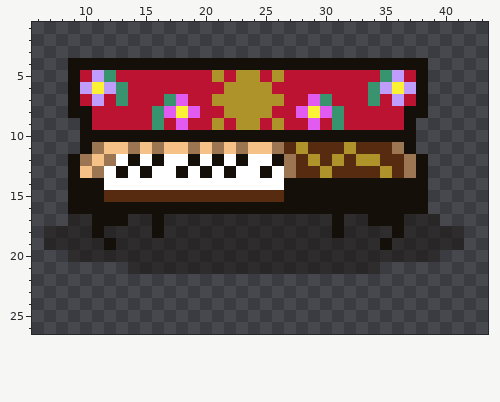
File history of a pixel-art sprite, Assets/Images/Indoor Objects/Furniture/Clavichord.png. Above: the version before the commit.
The file is 48x32 pixels. Colours within 5 levels of each other are drawn and written as one. Shown: x 6..43, y 1..26.
And afterwards:
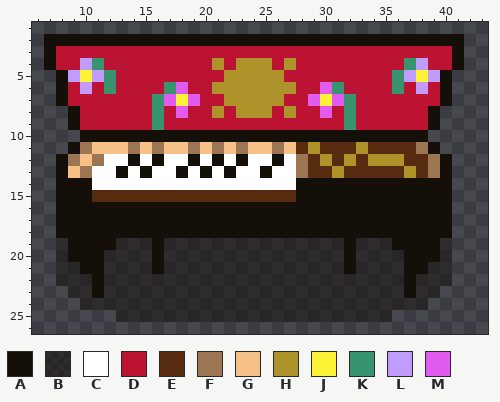
Palette (. is transparent): A #150f0a  B #16100c80  C #ffffff  D #bd1332  E #572b10  F #9c7552  G #f5c187  H #ad932a  J #fbf236  K #37946e  L #c09dfc  M #e15bf0
The commit says: Added playground objects to school, fixed clavichord size
What changed:
Changed rows in their new state; - is an unchanged pixel.
first column x 7:
 2 AAAAAAAAAAAAAAAAAAAAAAAAAAAAAAAAAAA
 3 ADDDDDDDDDDDDDDDDDDDDDDDDDDDDDDDDDA
 4 ADDLKDDDDDDDDDHDHHHDHDDDDDDDDDKLDDA
 5 -ALJ----------DH--H---------DKLJLA-
 6 -AD-DKD---KM--H----HH--MK--DDKDLDA-
 7 -AD-D-D--KMJM-D--------JMK-D-D-DDA-
 8 ---D------DMD-HD----HDD-DK----DDA--
 9 --AD-------D--D-DD-D--D-DK----DDA--
10 -------------------------------A---
11 --AFG---------------GEH--EH--EEFA--
12 -AFGFC--------------CFEHEHE-HHEEFA-
13 -AGFC---------------CF-EH---E-HEFA-
14 -A--C---------------C-----------AA-
15 -A--E---------------E-----------AA-
16 -A------------------------------AA-
17 -AAA---AA-AAAAAAAAAAAAAA-AA---AAAA-
18 .AAA-AAAA-AAAAAAAAAAAAAA-AAAA-AAAA.
19 .-AAA----A---------------A--BAAAA-.
20 -BAAA----A---------------A----AAAB-
21 -BBAABB--A---------------A--BBAABB-
22 -BBBABBBBBBBBBBBBBBBBBBBBBBBBBABBB-
23 --BBABBBBBBBBBBBBBBBBBBBBBBBBBABB--
24 ---BBBBBBBBBBBBBBBBBBBBBBBBBBBBB---
25 ------BBBBBBBBBBBBBBBBBBBBBBB------
Changed places in both pictures, as pixel boxes (x1, y1, x2, y2):
changed: (44, 34, 464, 322)
